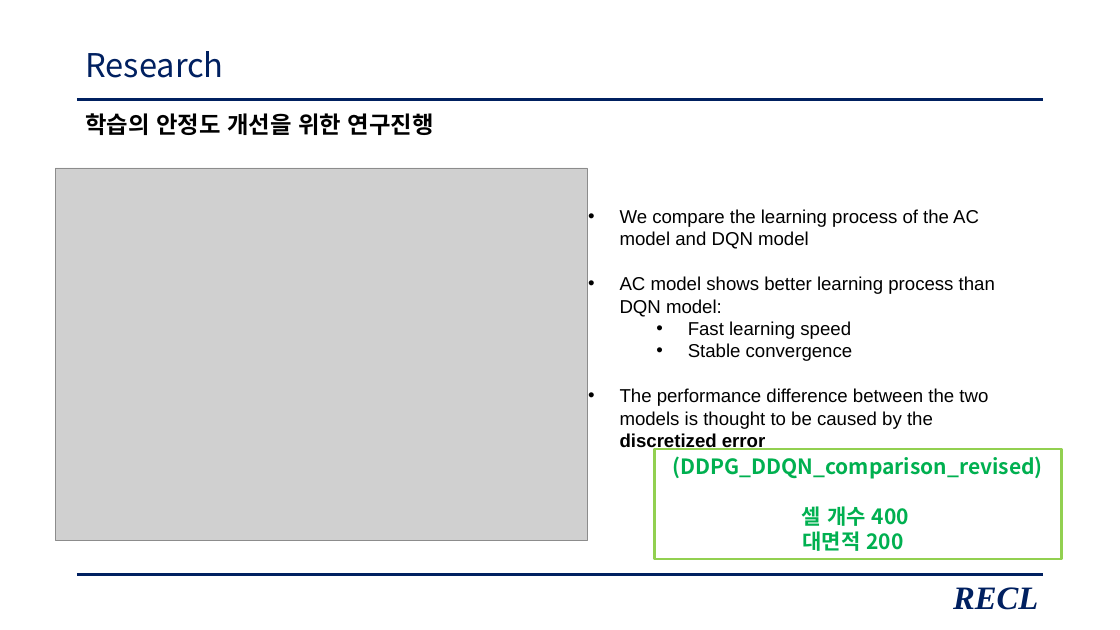
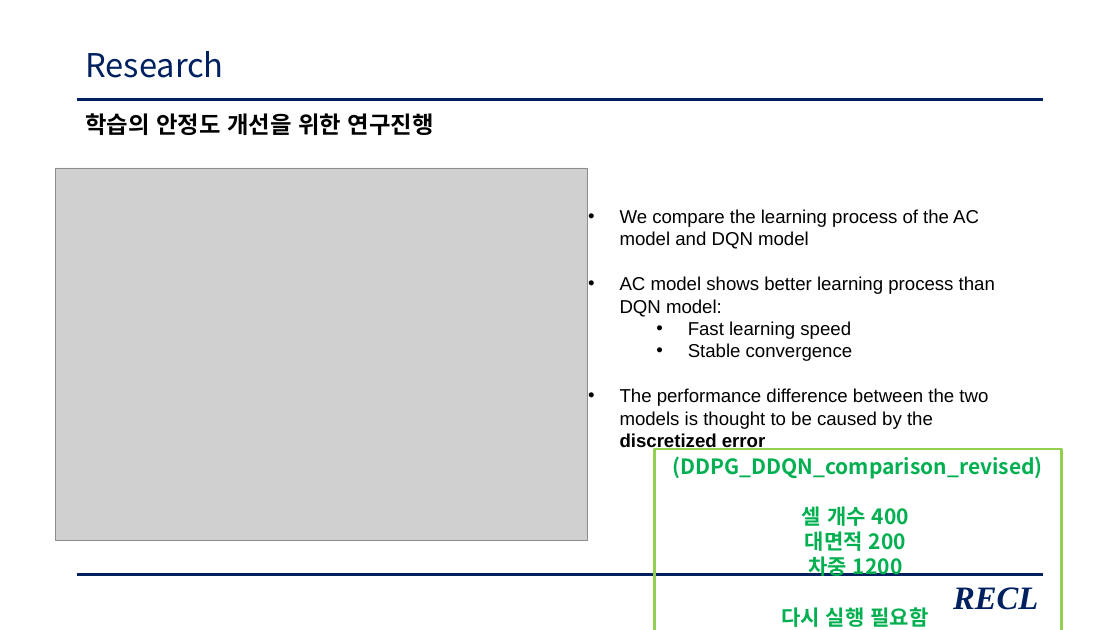
Before and after one commit to zidane89/experiment, a slide deck: slide 16 of 발표자료_중안2.pptx. Drawn at 1120x630 pixels with LibreOffice and Linux fonts; fonts in the diff are those of the drawing; grey boxes stand for pictures. Boxes give left, top, right and bottom in pixels: in the first picture for what was removed or moved away, otherwise in the second. Text is boxed around its words. In the diff, an @@ line names an element or a change of style, - is before the commit and + after.

```diff
--- a/발표자료_중안2.pptx
+++ b/발표자료_중안2.pptx
@@ rectangle "(DDPG_DDQN_comparison_revised)" resized from (x1=655, y1=450, x2=1061, y2=560) to (x1=655, y1=450, x2=1061, y2=630) @@
@@ text in rectangle at (x1=781, y1=556, x2=928, y2=627): paragraphs added @@
+차중 1200
+다시 실행 필요함
```
Also in this commit, not shown: 2 other slides changed.
